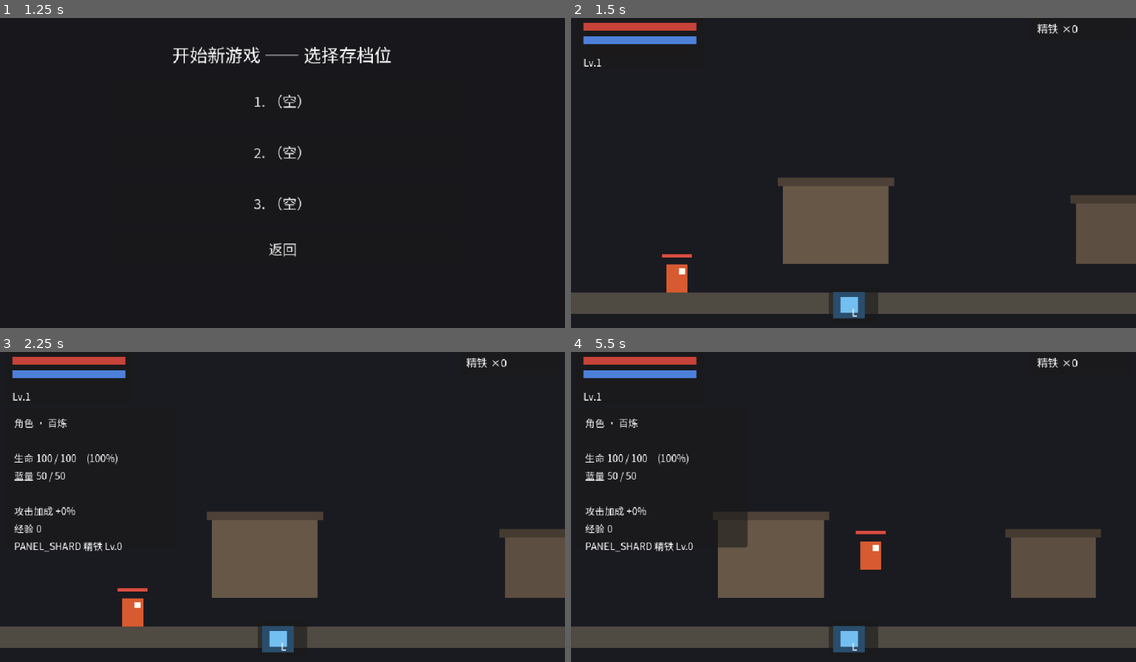
Above: before the commit, frames 1-4 (two rows, left to right).
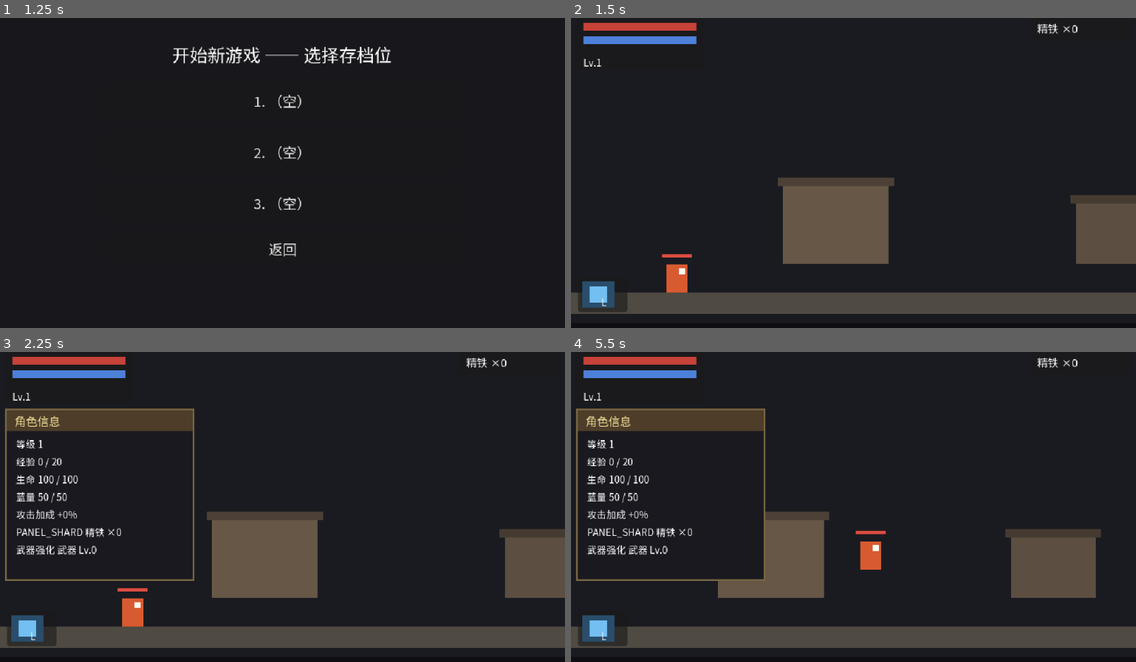
Above: after the commit, the same moments.

Repository: aachean/bailian
Game: Godot game, scene res://scenes/ui/main_menu.tscn
The game is run twice, just before and just after one commit, with the same random seed, the same clock (stepped at 60 frames per second) and the same inputs.
Inputs (mouse positions are in pixels of both pictures, inside the frame that each line leads up to):
- Up to frame 1 (1.25 s): click "开始游戏" at 0.5 s
- Up to frame 2 (1.5 s): click "开始游戏" at 1.25 s
- Up to frame 3 (2.25 s): tap Enter at 2 s; move the mouse to (406, 488) at 2.02 s; hold D (move_right) from 2.03 s (still down); hold C (panel) from 2.03 s (still down); click (406, 488) at 2.17 s
- Up to frame 4 (5.5 s): tap Space (jump) at 2.27, 3.02, 4.52, 5.27 s; move the mouse to (740, 519) at 2.77 s; release C (panel) at 2.78 s; tap J (attack) at 2.85 s; click (740, 519) at 2.92 s; tap C (panel) at 3.05, 4.35 s; move the mouse to (910, 432) at 3.52 s; release D (move_right) at 3.53 s; hold A (move_left) 3.53-4.28 s; hold C (panel) 3.53-4.28 s; tap K (dodge) at 3.6 s; click (910, 432) at 3.67 s; move the mouse to (825, 565) at 4.27 s; hold D (move_right) from 4.28 s (still down); click (825, 565) at 4.42 s; move the mouse to (1023, 550) at 5.02 s; hold C (panel) from 5.03 s (still down); click (1023, 550) at 5.17 s

Frame 1 is identical in both runs. In frame 2, 1.4% of the frame differs, in the area x 1-55%, y 85-98%; in frame 3, 6.2%; in frame 4, 7.7%, in the area x 0-55%, y 18-98%.

Commit message:
fix(ui): HUD 重排 —— 经验条移屏幕底边 / 技能栏移左下 / 角色面板卡片化
用户实测：没看到经验条（藏在小面板里不可见）；技能图标应在左下角；
角色面板参考造梦西游；并要求把「参考成熟游戏设计」固定为规范。

- 经验条：改为屏幕最底部全屏细条（冒险岛式），永远可见
- 技能栏：移到左下角；冷却遮罩与键标不动
- 角色面板：重做为造梦西游式卡片 —— 标题栏（深棕底金字「角色信息」）+
  边框 + 一行一项属性表（等级/经验/生命/蓝量/攻击加成/精铁/武器强化）
- 新增 docs/design-conventions.md：界面设计规范固定 —— 参照造梦西游与
  冒险岛，四角+底边布局、反馈原则、卡片式面板、操作约定
- test_room 提示移到中下，给技能栏让位
- 修：hud.tscn 二级节点 parent 路径（本文件第二次踩 + ExpBar 误改）
  —— 规矩已写进规范与记忆：手写 tscn 二级节点 parent 一律全路径

Diff:
--- a/data/i18n/ui.csv
+++ b/data/i18n/ui.csv
@@ -28,3 +28,5 @@
 PANEL_ATK,"攻击加成","ATK bonus"
 PANEL_EXP,"经验","EXP"
 UI_LEVELUP,"升级！","LEVEL UP!"
+PANEL_LEVEL,"等级","Level"
+PANEL_WEAPON,"武器强化","Weapon"
--- a/scenes/stages/test_room.tscn
+++ b/scenes/stages/test_room.tscn
@@ -73,9 +73,9 @@
 position = Vector2(200, 280)
 
 [node name="Hint" type="Label" parent="."]
-offset_left = 8.0
-offset_top = 300.0
-offset_right = 600.0
+offset_left = 170.0
+offset_top = 306.0
+offset_right = 636.0
 offset_bottom = 358.0
 mouse_filter = 2
 theme_override_font_sizes/font_size = 12
--- a/scenes/ui/hud.tscn
+++ b/scenes/ui/hud.tscn
@@ -50,25 +50,6 @@
 mouse_filter = 2
 color = Color(0.3, 0.5, 0.85, 1)
 
-[node name="ExpBG" type="ColorRect" parent="Status"]
-offset_left = 8.0
-offset_top = 36.0
-offset_right = 136.0
-offset_bottom = 41.0
-mouse_filter = 2
-color = Color(0.11, 0.1, 0.1, 0.85)
-
-[node name="ExpBar" type="Node2D" parent="Status"]
-position = Vector2(8, 38.5)
-
-[node name="Fill" type="ColorRect" parent="Status/ExpBar"]
-offset_left = 0.0
-offset_top = -2.5
-offset_right = 128.0
-offset_bottom = 2.5
-mouse_filter = 2
-color = Color(0.85, 0.75, 0.35, 1)
-
 [node name="Level" type="Label" parent="Status"]
 offset_left = 8.0
 offset_top = 44.0
@@ -92,12 +73,30 @@
 theme_override_font_sizes/font_size = 12
 text = "精铁 ×0"
 
+[node name="ExpBar" type="Node2D" parent="."]
+position = Vector2(0, 357)
+
+[node name="BG" type="ColorRect" parent="ExpBar"]
+offset_left = 0.0
+offset_top = -3.0
+offset_right = 640.0
+offset_bottom = 3.0
+mouse_filter = 2
+color = Color(0.05, 0.05, 0.07, 0.9)
+
+[node name="Fill" type="ColorRect" parent="ExpBar"]
+offset_left = 0.0
+offset_top = -3.0
+offset_right = 640.0
+offset_bottom = 3.0
+mouse_filter = 2
+color = Color(0.62, 0.8, 0.35, 1)
 
 [node name="SkillBar" type="Panel" parent="."]
-offset_left = 292.0
-offset_top = 314.0
-offset_right = 348.0
-offset_bottom = 354.0
+offset_left = 8.0
+offset_top = 302.0
+offset_right = 64.0
+offset_bottom = 342.0
 mouse_filter = 2
 
 [node name="Icon" type="ColorRect" parent="SkillBar"]
@@ -137,14 +136,45 @@
 visible = false
 offset_left = 6.0
 offset_top = 72.0
-offset_right = 200.0
-offset_bottom = 230.0
+offset_right = 220.0
+offset_bottom = 268.0
 mouse_filter = 2
 
+[node name="Border" type="ColorRect" parent="CharPanel"]
+offset_right = 214.0
+offset_bottom = 196.0
+mouse_filter = 2
+color = Color(0.47, 0.4, 0.26, 1)
+
+[node name="BG" type="ColorRect" parent="CharPanel"]
+offset_left = 2.0
+offset_top = 2.0
+offset_right = 212.0
+offset_bottom = 194.0
+mouse_filter = 2
+color = Color(0.09, 0.09, 0.12, 0.97)
+
+[node name="TitleBar" type="ColorRect" parent="CharPanel"]
+offset_left = 2.0
+offset_top = 2.0
+offset_right = 212.0
+offset_bottom = 26.0
+mouse_filter = 2
+color = Color(0.3, 0.24, 0.16, 1)
+
+[node name="Title" type="Label" parent="CharPanel"]
+offset_left = 10.0
+offset_top = 4.0
+offset_right = 200.0
+offset_bottom = 24.0
+theme_override_font_sizes/font_size = 13
+theme_override_colors/font_color = Color(0.95, 0.87, 0.6, 1)
+text = "角色信息"
+
 [node name="Text" type="Label" parent="CharPanel"]
-offset_left = 10.0
-offset_top = 8.0
-offset_right = 188.0
-offset_bottom = 150.0
+offset_left = 12.0
+offset_top = 32.0
+offset_right = 208.0
+offset_bottom = 192.0
 theme_override_font_sizes/font_size = 11
 text = ""
--- a/scripts/ui/hud.gd
+++ b/scripts/ui/hud.gd
@@ -9,7 +9,7 @@
 @onready var _player: Node = get_parent()
 @onready var _hp_fill: ColorRect = $Status/HPBar/Fill
 @onready var _mp_fill: ColorRect = $Status/MPBar/Fill
-@onready var _exp_fill: ColorRect = $Status/ExpBar/Fill
+@onready var _exp_fill: ColorRect = $ExpBar/Fill
 @onready var _lv_label: Label = $Status/Level
 @onready var _bag_label: Label = $Bag/Count
 @onready var _panel: Panel = $CharPanel
@@ -54,16 +54,18 @@
 	refresh_skill_bar()
 
 	if _panel.visible:
+		# 造梦西游式属性表：一行一项，标签与数值对齐
 		var hp := 0 if h == null else h.hp
 		var max_hp := 0 if h == null else h.max_hp
 		var dmg: float = _player.get_node("Hitbox").damage_scale
-		_panel_text.text = "%s\n\n%s %d / %d　(%d%%)\n%s %d / %d\n\n%s +%d%%\n%s %d\n%s %s Lv.%d" % [
-			tr("PANEL_TITLE"),
-			tr("PANEL_HP"), hp, max_hp, int(h.ratio() * 100.0),
+		_panel_text.text = "%s %d\n%s %d / %d\n%s %d / %d\n%s %d / %d\n%s +%d%%\n%s %s ×%d\n%s %s Lv.%d" % [
+			tr("PANEL_LEVEL"), level,
+			tr("PANEL_EXP"), exp_pts, needed,
+			tr("PANEL_HP"), hp, max_hp,
 			tr("PANEL_MP"), mp, max_mp,
 			tr("PANEL_ATK"), int((dmg - 1.0) * 100.0),
-			tr("PANEL_EXP"), exp_pts,
 			tr("PANEL_SHARD"), tr("HUD_SHARD"), shards_of(),
+			tr("PANEL_WEAPON"), tr("HUD_WEAPON"), int(_player.get("upgrade_level")),
 		]
 
 
Binary file changed: data/i18n/ui.en.translation
Binary file changed: data/i18n/ui.zh_CN.translation
Not shown, added: tests/shot_skill.gd.uid
